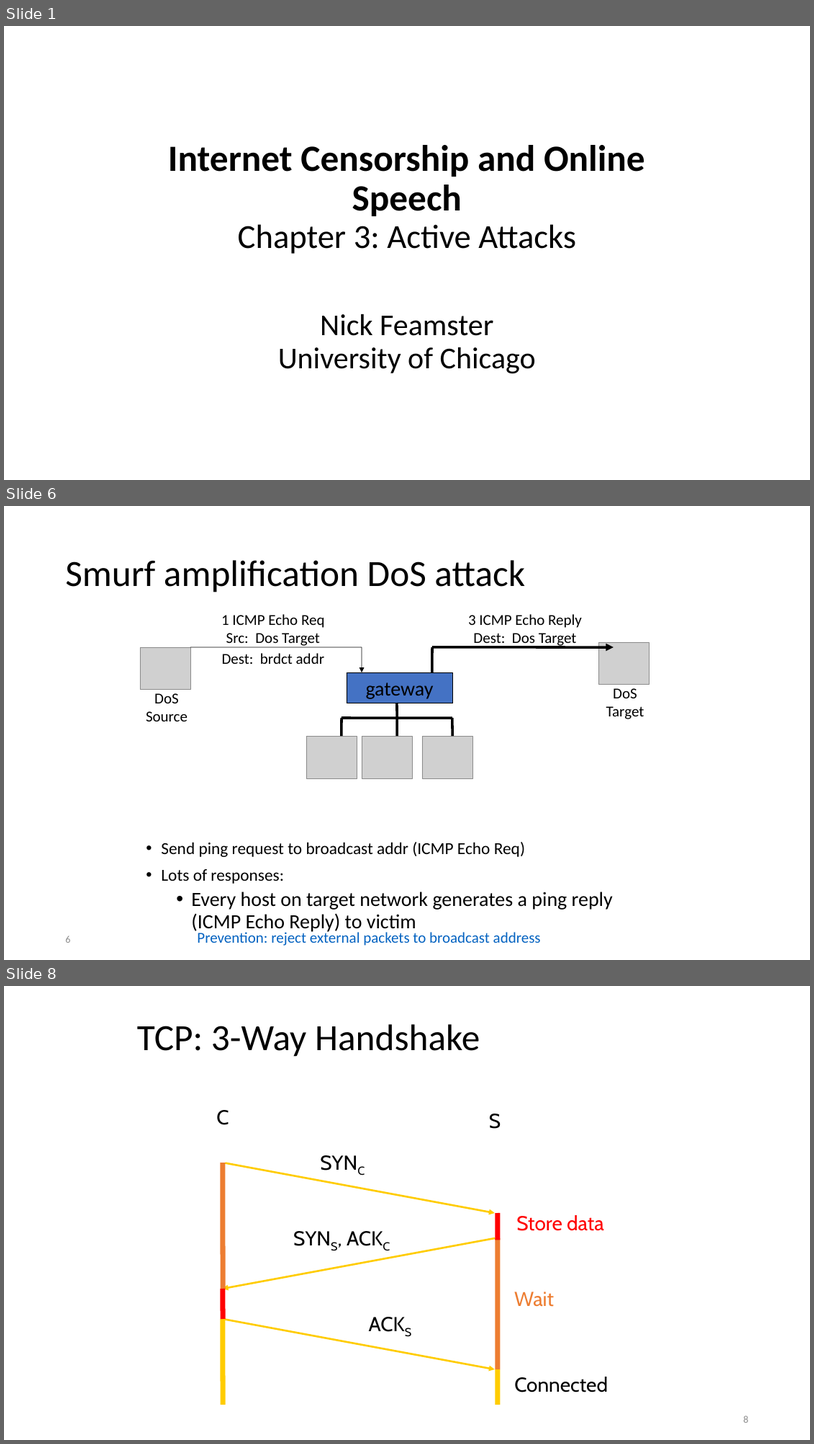
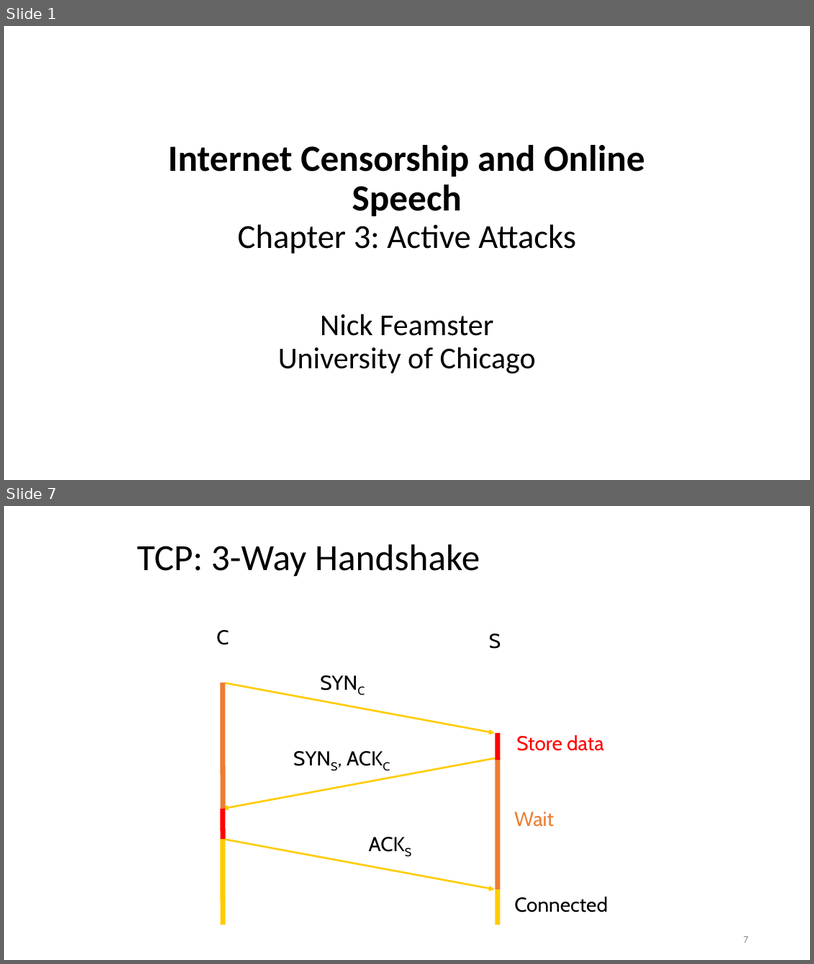
Before and after one commit to noise-lab/censorship-course, a slide deck: lectures/3-Active.pptx. Shown one above the other, each under a label of ours: slides 1, 6 and 8 before the commit, slides 1 and 7 after it; the slides between them are not shown. The pictures are 814x1444 and 814x964 pixels, drawn with LibreOffice and Linux fonts; fonts in the diff are those of the drawing; grey boxes stand for pictures. Boxes give left, top, right and bottom in pixels: in the first picture for what was removed or moved away, otherwise in the second. Text is boxed around its words. In the diff, an @@ line names an element or a change of style, - is before the commit and + after.

```diff
--- a/lectures/3-Active.pptx
+++ b/lectures/3-Active.pptx
@@ slide 6 removed at (4, 506, 810, 960), background #FFFFFF @@
@@ title removed at (65, 560, 525, 592) @@
-Smurf amplification DoS attack
@@ text removed at (221, 614, 324, 664) @@
-1 ICMP Echo Req
-Src: Dos Target
-Dest: brdct addr
@@ text removed at (468, 614, 582, 647) @@
-3 ICMP Echo Reply
-Dest: Dos Target
@@ picture removed at (140, 647, 190, 690) @@
@@ line removed from (190, 647) to (362, 647) @@
@@ arrow removed from (362, 647) to (362, 672) @@
@@ line removed from (432, 672) to (432, 647) @@
@@ arrow removed from (432, 647) to (614, 647) @@
@@ picture removed at (599, 642, 649, 685) @@
@@ rectangle removed at (347, 672, 453, 703) @@
-gateway
@@ text removed at (146, 693, 188, 721) @@
-DoS
-Source
@@ text removed at (607, 688, 645, 719) @@
-DoS
-Target
@@ line removed from (342, 736) to (342, 718) @@
@@ line removed from (342, 718) to (453, 718) @@
@@ line removed from (397, 703) to (397, 736) @@
@@ line removed from (453, 718) to (453, 736) @@
@@ picture removed at (306, 736, 357, 778) @@
@@ picture removed at (362, 736, 412, 778) @@
@@ picture removed at (422, 736, 473, 778) @@
@@ text removed at (161, 842, 613, 932) @@
-• Send ping request to broadcast addr (ICMP Echo Req)
-• Lots of responses:
-  • Every host on target network generates a ping reply (ICMP Echo Reply) to victim
@@ page number removed at (65, 936, 70, 942) @@
-6
@@ text removed at (197, 929, 541, 945) @@
-Prevention: reject external packets to broadcast address
@@ what was slide 8 is now slide 7 @@
@@ page number at (743, 936, 748, 942): text changed @@
-8
+7
```
Also in this commit, not shown: 16 slides changed, 15 slides added, 2 other files.
